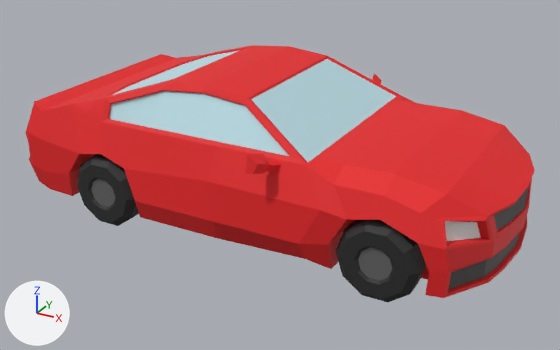
The glTF model client/public/cars/sedan_generic_c.glb as it was, and as the next commit left it.
Camera for both pictures: a camera (50 mm lens) standing at (3.3, -6.08, 3.4) and looking at (0.03, -0.13, 0.42). Lighting does not change. The marker at lower left points along +X, +Y and +Z. The picture after the commit comes second. Where no turn or scale is listed for an object, it has been applied to the vertices. Vertices at exactly the same position are counted once.

In view in the first picture: 'BackRightWheel_Cylinder.003', 'Body_Cube.001', 'FrontRightWheel_Cylinder.002'.
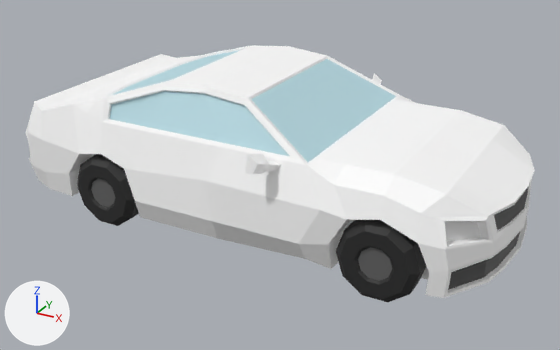
What changed in the scene script:
```text
Change mat_material_001:
    where n0 = _N.new('ShaderNodeBsdfPrincipled'); n0.name = 'Principled BSDF'
    remove n0.inputs[0].default_value = (0.8, 0.0135, 0.0158, 1.0)  # 'Base Color', red #e71f22
    add n2 = _N.new('ShaderNodeVertexColor'); n2.name = 'Color Attribute'
    add _L.new(n2.outputs[0], n0.inputs[0])  # 'Color' to 'Base Color'
Change mat_material_004:
    add n2 = _N.new('ShaderNodeMix'); n2.name = 'Mix'
    add n2.data_type = 'RGBA'
    add n2.blend_type = 'MULTIPLY'
    add n2.inputs[0].default_value = 1.0  # 'Factor'
    add n2.inputs[7].default_value = (0.8, 0.8, 0.8, 1.0)  # 'B', white #e7e7e7
    add n3 = _N.new('ShaderNodeVertexColor'); n3.name = 'Color Attribute'
    where n0 = _N.new('ShaderNodeBsdfPrincipled'); n0.name = 'Principled BSDF'
    add _L.new(n2.outputs[2], n0.inputs[0])  # 'Result' to 'Base Color'
    add _L.new(n3.outputs[0], n2.inputs[6])  # 'Color' to 'A'
Change mat_material_005:
    where n0 = _N.new('ShaderNodeBsdfPrincipled'); n0.name = 'Principled BSDF'
    remove n0.inputs[0].default_value = (0.07, 0.07, 0.07, 1.0)  # 'Base Color', dark grey #4b4b4b
    add n2 = _N.new('ShaderNodeMix'); n2.name = 'Mix'
    add n2.data_type = 'RGBA'
    add n2.blend_type = 'MULTIPLY'
    add n2.inputs[0].default_value = 1.0  # 'Factor'
    add n2.inputs[7].default_value = (0.07, 0.07, 0.07, 1.0)  # 'B', dark grey #4b4b4b
    add n3 = _N.new('ShaderNodeVertexColor'); n3.name = 'Color Attribute'
    add _L.new(n2.outputs[2], n0.inputs[0])  # 'Result' to 'Base Color'
    add _L.new(n3.outputs[0], n2.inputs[6])  # 'Color' to 'A'
Change mat_material_006:
    where n0 = _N.new('ShaderNodeBsdfPrincipled'); n0.name = 'Principled BSDF'
    remove n0.inputs[0].default_value = (0.497, 0.732, 0.8, 1.0)  # 'Base Color', cyan #bbdee7
    add n2 = _N.new('ShaderNodeMix'); n2.name = 'Mix'
    add n2.data_type = 'RGBA'
    add n2.blend_type = 'MULTIPLY'
    add n2.inputs[0].default_value = 1.0  # 'Factor'
    add n2.inputs[7].default_value = (0.497, 0.732, 0.8, 1.0)  # 'B', cyan #bbdee7
    add n3 = _N.new('ShaderNodeVertexColor'); n3.name = 'Color Attribute'
    add _L.new(n2.outputs[2], n0.inputs[0])  # 'Result' to 'Base Color'
    add _L.new(n3.outputs[0], n2.inputs[6])  # 'Color' to 'A'
Change mat_material_002:
    where n0 = _N.new('ShaderNodeBsdfPrincipled'); n0.name = 'Principled BSDF'
    remove n0.inputs[0].default_value = (0.0204, 0.0204, 0.0204, 1.0)  # 'Base Color', black #272727
    add n2 = _N.new('ShaderNodeMix'); n2.name = 'Mix'
    add n2.data_type = 'RGBA'
    add n2.blend_type = 'MULTIPLY'
    add n2.inputs[0].default_value = 1.0  # 'Factor'
    add n2.inputs[7].default_value = (0.0204, 0.0204, 0.0204, 1.0)  # 'B', black #272727
    add n3 = _N.new('ShaderNodeVertexColor'); n3.name = 'Color Attribute'
    add _L.new(n2.outputs[2], n0.inputs[0])  # 'Result' to 'Base Color'
    add _L.new(n3.outputs[0], n2.inputs[6])  # 'Color' to 'A'
Change mat_material_003:
    where n0 = _N.new('ShaderNodeBsdfPrincipled'); n0.name = 'Principled BSDF'
    remove n0.inputs[0].default_value = (0.124, 0.124, 0.124, 1.0)  # 'Base Color', dark grey #636363
    add n2 = _N.new('ShaderNodeMix'); n2.name = 'Mix'
    add n2.data_type = 'RGBA'
    add n2.blend_type = 'MULTIPLY'
    add n2.inputs[0].default_value = 1.0  # 'Factor'
    add n2.inputs[7].default_value = (0.124, 0.124, 0.124, 1.0)  # 'B', dark grey #636363
    add n3 = _N.new('ShaderNodeVertexColor'); n3.name = 'Color Attribute'
    add _L.new(n2.outputs[2], n0.inputs[0])  # 'Result' to 'Base Color'
    add _L.new(n3.outputs[0], n2.inputs[6])  # 'Color' to 'A'
Change me_body_cube_001_mesh:
    where me_body_cube_001_mesh.from_pydata(...)  # 658 vertices, 1304 faces; spans x -2.3..2.3, y -1.31..1.31, z -0.63..0.63
    me_body_cube_001_mesh part 1: vertex colours changed
```

Where the change shows, as pixel boxes [x1, y1, x2, y2] in the pictures (560 x 350 px):
'Body_Cube.001', recoloured (red to white)
    both: [26, 45, 535, 298]
'FrontRightWheel_Cylinder.002', recoloured
    both: [336, 220, 426, 281]
